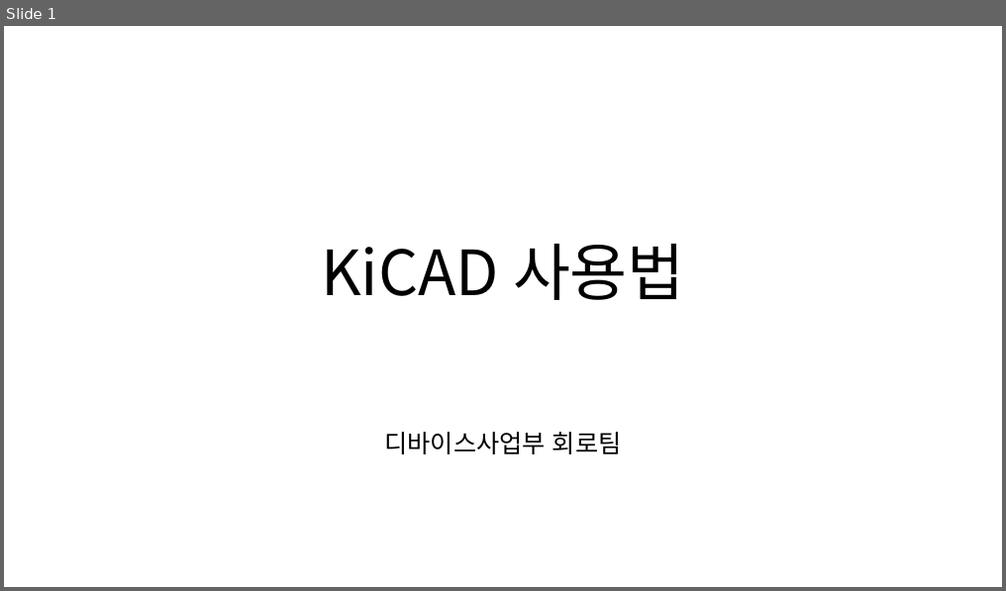
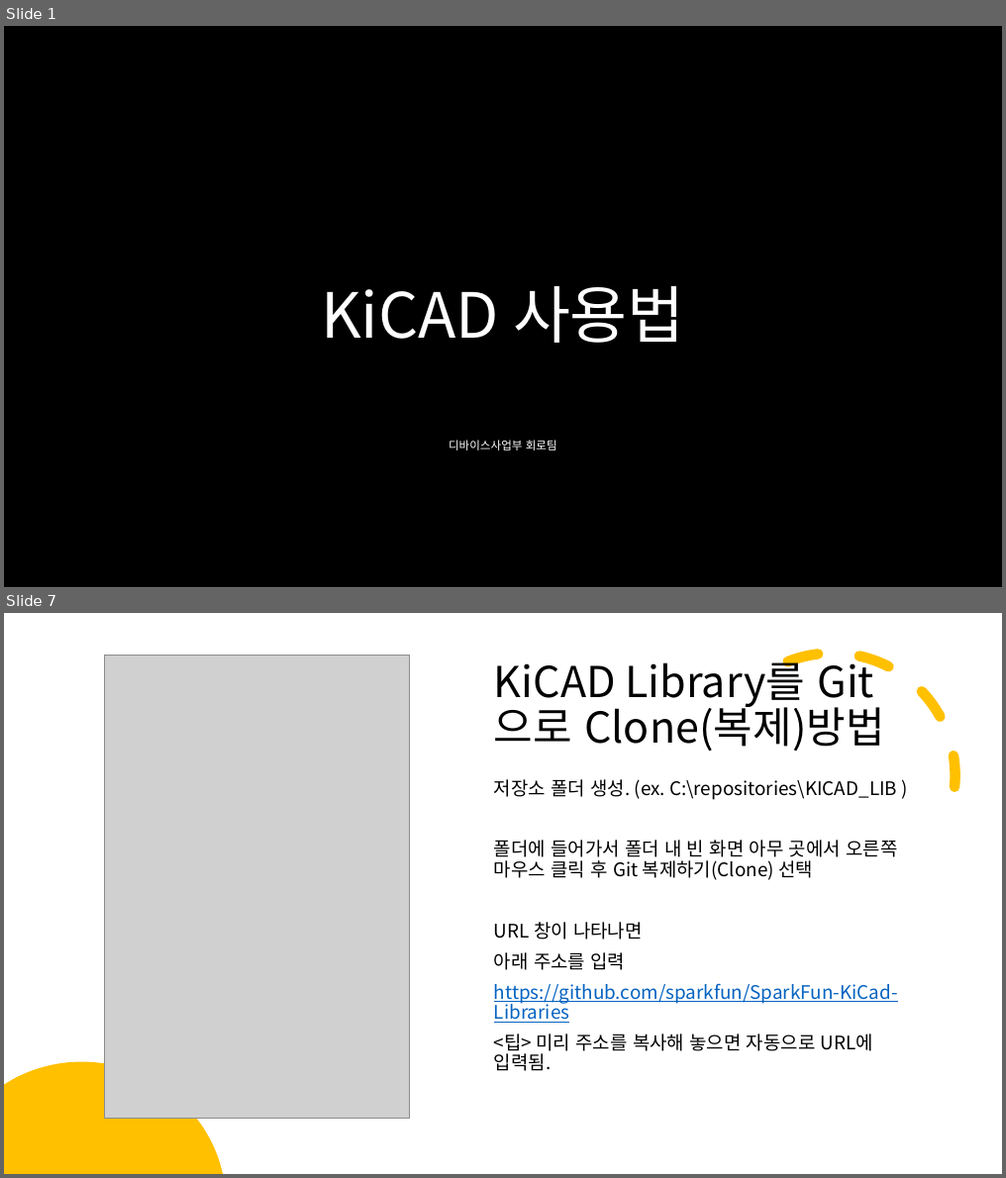
Before and after one commit to yazanamu/ctb-kicad-libraries, a slide deck: KiCAD사용법.pptx. Shown one above the other, each under a label of ours: slide 1 before the commit, slides 1 and 7 after it; the slides between them are not shown. The pictures are 1006x591 and 1006x1178 pixels, drawn with LibreOffice and Linux fonts; fonts in the diff are those of the drawing; grey boxes stand for pictures; background and template pictures are left out. Boxes give left, top, right and bottom in pixels: in the first picture for what was removed or moved away, otherwise in the second. Text is boxed around its words. In the diff, an @@ line names an element or a change of style, - is before the commit and + after.

```diff
--- a/KiCAD사용법.pptx
+++ b/KiCAD사용법.pptx
@@ slide 7 added at (4,613,1002,1174), background #FFFFFF @@
@@ arc (boxed as its full ellipse) added at (671,614,995,938), outline #FFC000 10 pt dashed @@
@@ picture added at (105,655,410,1119) @@
@@ title added at (494,654,885,752), 41 pt, text #000000 @@
+KiCAD Library를 Git으로 Clone(복제)방법
@@ text added at (494,779,898,1071), 18 pt, text #000000 @@
+저장소 폴더 생성. (ex. C:\repositories\KICAD_LIB )
+폴더에 들어가서 폴더 내 빈 화면 아무 곳에서 오른쪽 마우스 클릭 후 Git 복제하기(Clone) 선택
+URL 창이 나타나면
+아래 주소를 입력
+https://github.com/sparkfun/SparkFun-KiCad-Libraries
+<팁> 미리 주소를 복사해 놓으면 자동으로 URL에 입력됨.
@@ freeform shape added at (4,1062,223,1174), fill #FFC000 @@
@@ slide 1 changed as well @@
@@ background #FFFFFF to picture (left out) @@
@@ title "KiCAD 사용법" at (321,286,685,343): text colour #000000 to #FFFFFF @@
@@ subtitle "디바이스사업부 회로팀": place and size @@
-subtitle "디바이스사업부 회로팀" at (385,432,622,455)
+subtitle "디바이스사업부 회로팀" at (449,440,557,451)
@@ subtitle "디바이스사업부 회로팀" at (449,440,557,451): size 24 to 11 pt, text colour #000000 to #FFFFFF; line spacing 0.8 to 0.9 @@
```
Also in this commit, not shown: 5 other slides changed, 1 other slide added.
